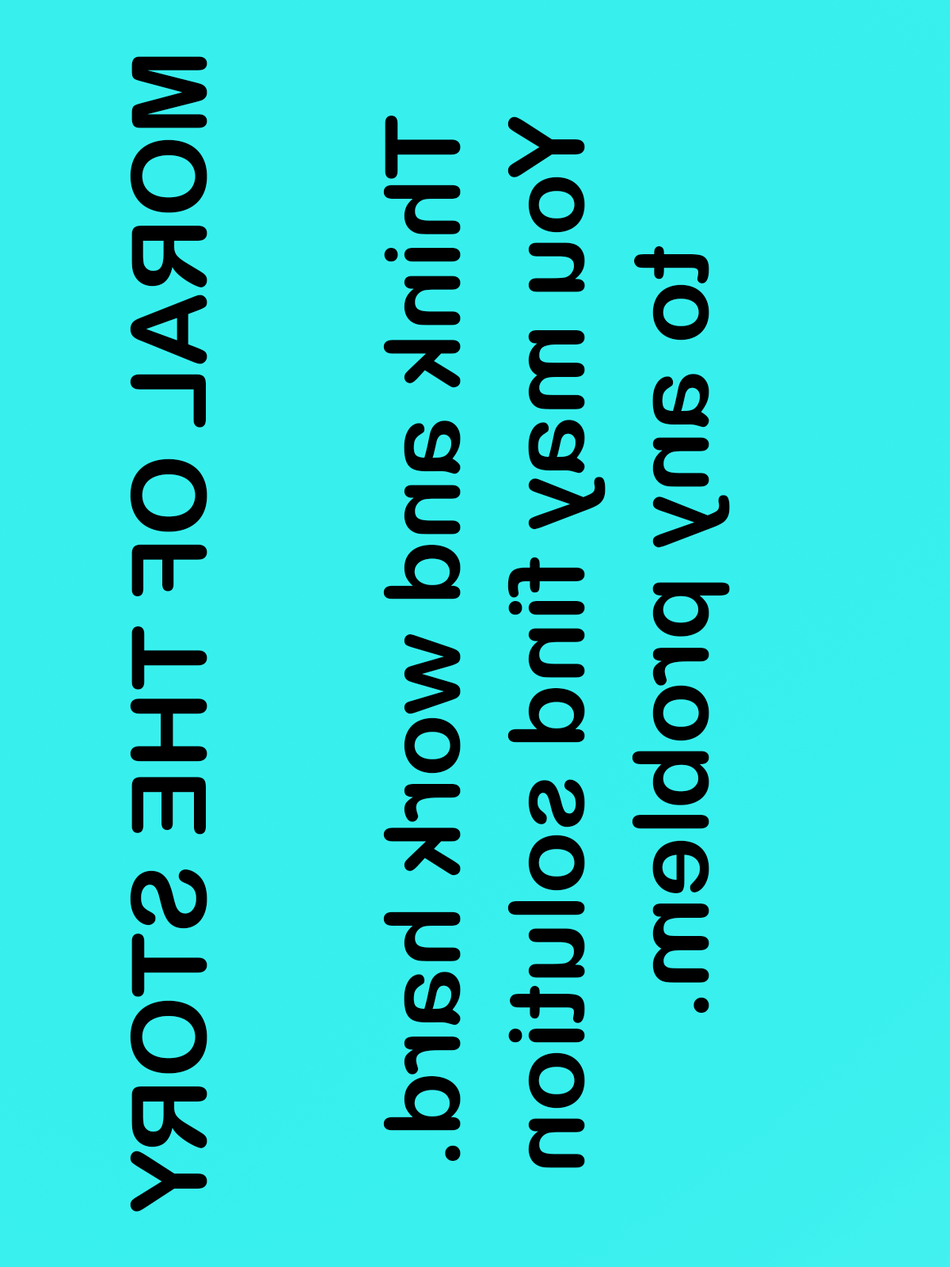
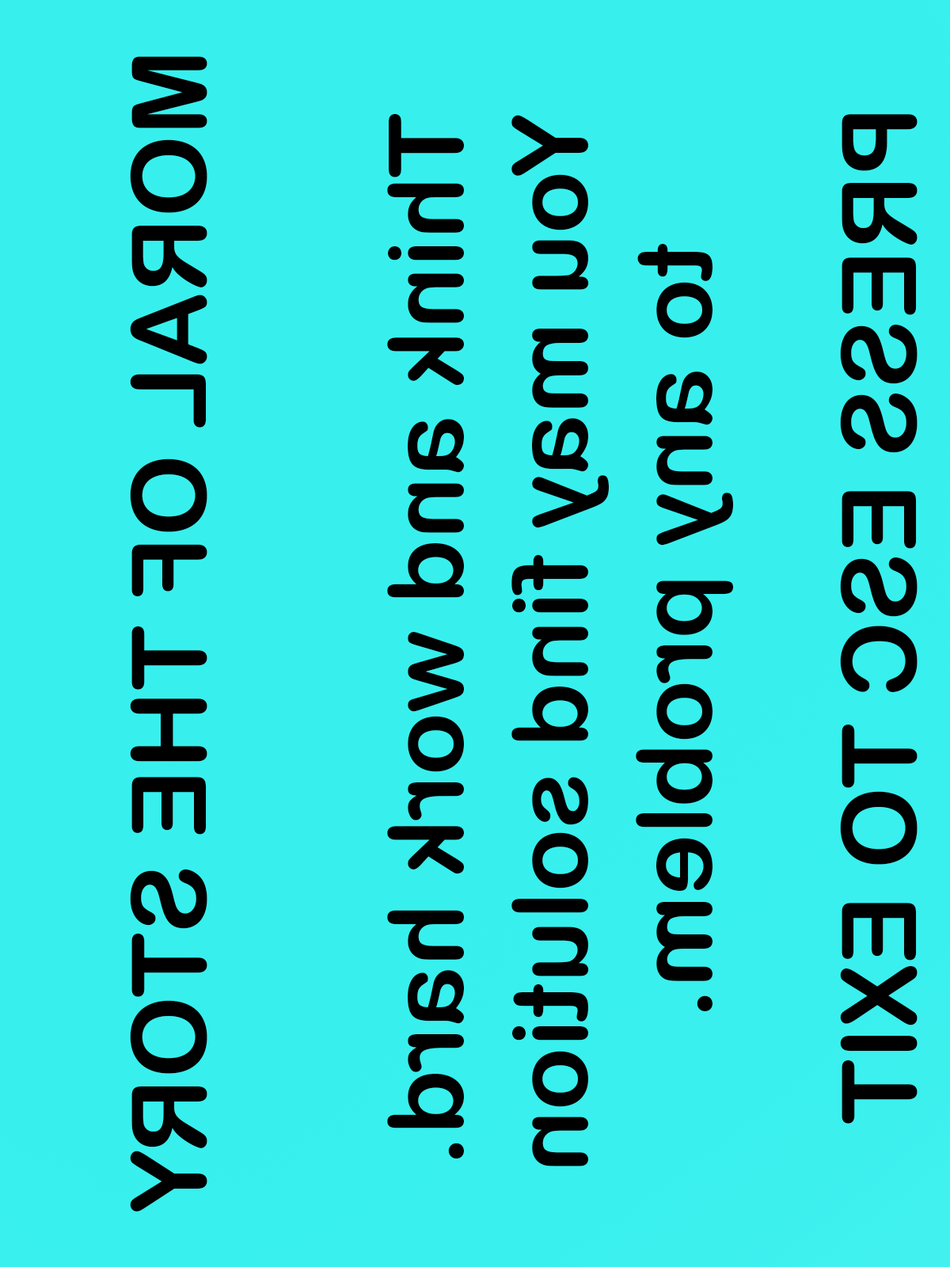
Layers edited between the first and the second 950 x 1267 image:
added layer "PRESS ESC TO EXIT" above "Think and work hard. You may find solution to any problem." over [839, 114, 918, 1124]
painted on "Think and work hard. You may find solution to any problem." over [383, 114, 734, 1168]
